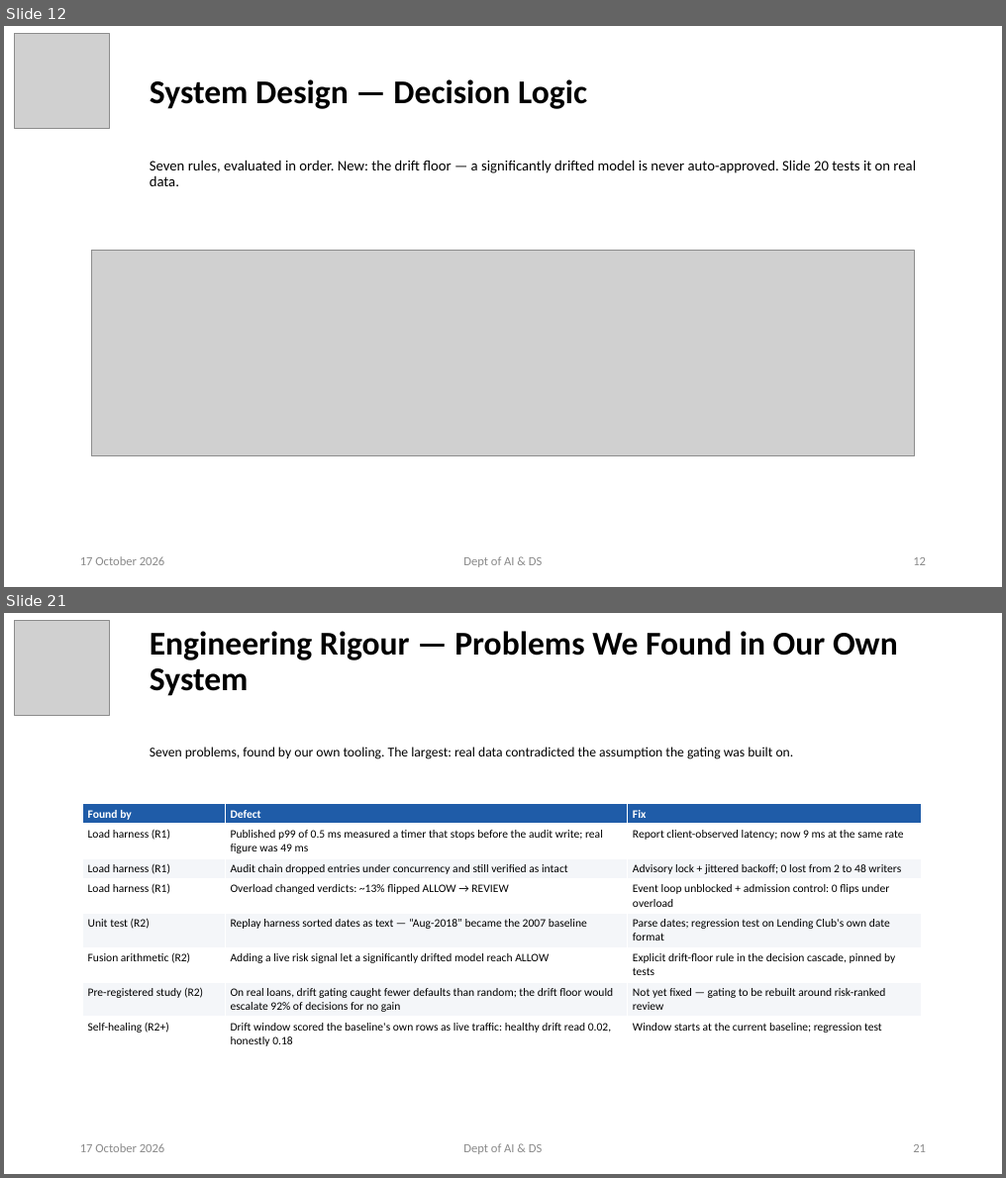
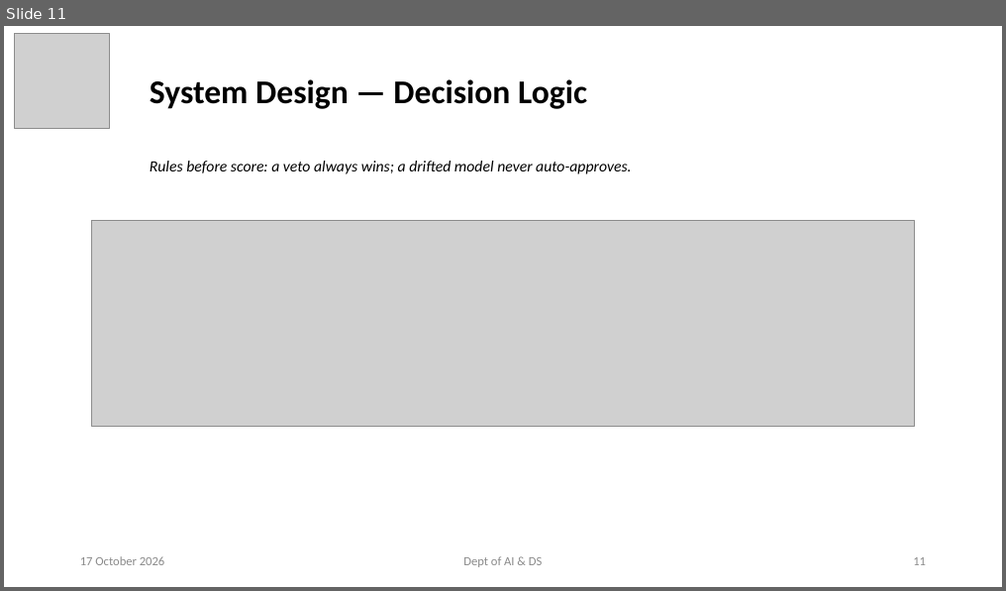
Before and after one commit to ayushpandey0201/custos, a slide deck: docs/presentations/Custos_Phase2_Review2.pptx. Shown one above the other, each under a label of ours: slides 12 and 21 before the commit, slide 11 after it; the slides between them are not shown. The pictures are 1006x1178 and 1006x591 pixels, drawn with LibreOffice and Linux fonts; fonts in the diff are those of the drawing; grey boxes stand for pictures. Boxes give left, top, right and bottom in pixels: in the first picture for what was removed or moved away, otherwise in the second. Text is boxed around its words. In the diff, an @@ line names an element or a change of style, - is before the commit and + after.

```diff
--- a/docs/presentations/Custos_Phase2_Review2.pptx
+++ b/docs/presentations/Custos_Phase2_Review2.pptx
@@ slide 21 removed at <box>4,613,1002,1174</box>, background #FFFFFF @@
@@ picture removed at <box>15,620,110,715</box> @@
@@ title removed at <box>150,631,898,696</box> @@
-Engineering Rigour — Problems We Found in Our Own System
@@ subtitle removed at <box>150,747,794,760</box> @@
-Seven problems, found by our own tooling. The largest: real data contradicted the assumption the gating was built on.
@@ table removed at <box>82,804,921,1051</box>, 8 rows, 3 columns @@
-Found by | Defect | Fix
-Load harness (R1) | Published p99 of 0.5 ms measured a timer that stops before the audit write; real figure was 49 ms | Report client-observed latency; now 9 ms at the same rate
-Load harness (R1) | Audit chain dropped entries under concurrency and still verified as intact | Advisory lock + jittered backoff; 0 lost from 2 to 48 writers
-Load harness (R1) | Overload changed verdicts: ~13% flipped ALLOW → REVIEW | Event loop unblocked + admission control: 0 flips under overload
-Unit test (R2) | Replay harness sorted dates as text — “Aug-2018” became the 2007 baseline | Parse dates; regression test on Lending Club's own date format
-Fusion arithmetic (R2) | Adding a live risk signal let a significantly drifted model reach ALLOW | Explicit drift-floor rule in the decision cascade, pinned by tests
-Pre-registered study (R2) | On real loans, drift gating caught fewer defaults than random; the drift floor would escalate 92% of decisions for no gain | Not yet fixed — gating to be rebuilt around risk-ranked review
-Self-healing (R2+) | Drift window scored the baseline's own rows as live traffic: healthy drift read 0.02, honestly 0.18 | Window starts at the current baseline; regression test
@@ text removed at <box>80,1144,165,1153</box> @@
-17 October 2026
@@ text removed at <box>463,1144,543,1155</box> @@
-Dept of AI & DS
@@ page number removed at <box>913,1145,926,1153</box> @@
-21
@@ what was slide 12 is now slide 11 @@
@@ slide 11 changed as well @@
@@ subtitle at <box>150,161,631,174</box>: text changed; size 14 to 15 pt; italic on @@
-Seven rules, evaluated in order. New: the drift floor — a significantly drifted model is never auto-approved. Slide 20 tests it on real data.
+Rules before score: a veto always wins; a drifted model never auto-approves.
@@ picture: place and size @@
-picture at <box>91,251,915,457</box>
+picture at <box>91,221,915,427</box>
```
Also in this commit, not shown: 13 other slides changed, 1 slide added, 10 other slides removed, 8 other files.
